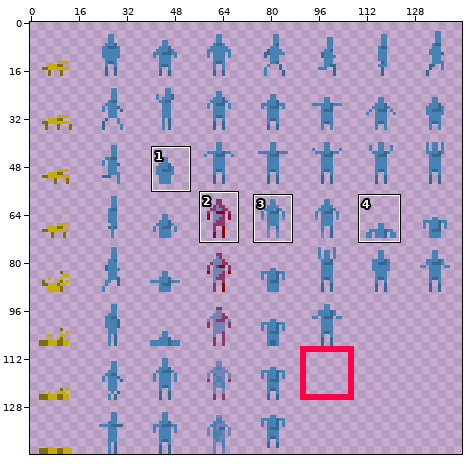
Two versions of one sprite sheet, media/images/sprites.png. Above: a wide view before the commit, with the close-up outlined.
Close-up. Old version:
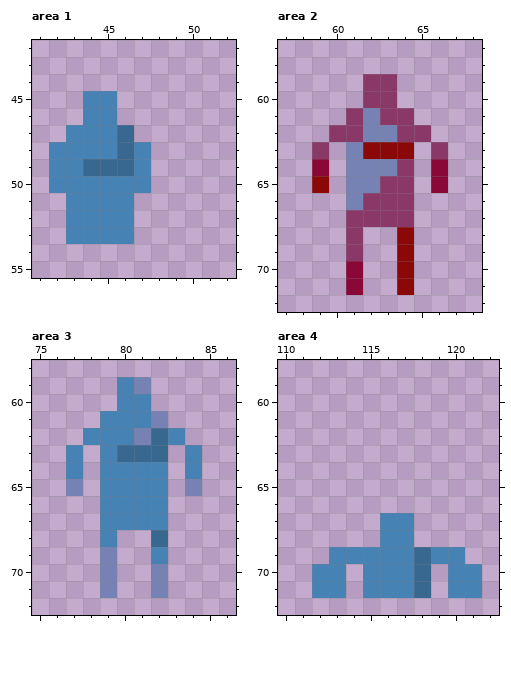
The file is 144x144 pixels. Shown: area 1: x 41..52, y 42..55; area 2: x 57..68, y 57..72; area 3: x 75..86, y 58..72; area 4: x 110..122, y 58..72. The commit also changed other parts of the picture, which this record leaves out.
And afterwards:
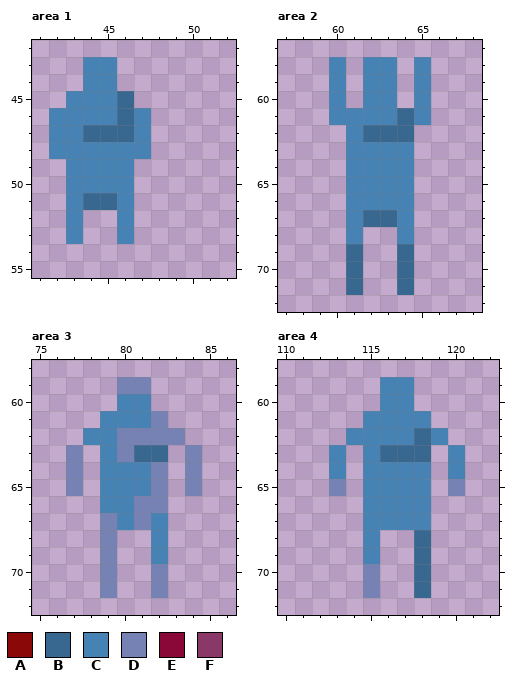
Palette (. is transparent): A #8a0808  B #386790  C #4682b4  D #7682b4  E #8a0838  F #8a3868
The edit:
--- area 1
@@ x 41..52 @@
 42 ............
-43 ............
-44 ............
-45 ...CC.......
-46 ...CC.......
-47 ..CCCB......
-48 .CCCCBC.....
-49 .CCBBBC.....
-50 .CCCCCC.....
-51 ..CCCC......
-52 ..CCCC......
-53 ..CCCC......
+43 ...CC.......
+44 ...CC.......
+45 ..CCCB......
+46 .CCCCBC.....
+47 .CCBBBC.....
+48 .CCCCCC.....
+49 ..CCCC......
+50 ..CCCC......
+51 ..CBBC......
+52 ..C..C......
+53 ..C..C......
 54 ............
--- area 2
@@ x 57..68 @@
 57 ............
-58 ............
-59 .....FF.....
-60 .....FF.....
-61 ....FDFF....
-62 ...FFDDFF...
-63 ..F.DAAA.F..
-64 ..E.DDDF.E..
-65 ..A.DDFF.E..
-66 ....DFFF....
-67 ....FFFF....
-68 ....F..A....
-69 ....F..A....
-70 ....E..A....
-71 ....E..A....
+58 ...C.CC.C...
+59 ...C.CC.C...
+60 ...C.CC.C...
+61 ...CCCCBC...
+62 ....CBBB....
+63 ....CCCC....
+64 ....CCCC....
+65 ....CCCC....
+66 ....CCCC....
+67 ....CBBC....
+68 ....C..C....
+69 ....B..B....
+70 ....B..B....
+71 ....B..B....
 72 ............
--- area 3
@@ x 75..86 @@
 58 ............
-59 .....CD.....
+59 .....DD.....
 60 .....CC.....
 61 ....CCCD....
-62 ...CCCDBC...
-63 ..C.CBBB.C..
-64 ..C.CCCC.C..
-65 ..D.CCCC.D..
-66 ....CCCC....
-67 ....CCCC....
-68 ....C..B....
+62 ...CCDDDD...
+63 ..D.CDBB.D..
+64 ..D.CCCD.D..
+65 ..D.CCCD.D..
+66 ....CCDD....
+67 ....DCDC....
+68 ....D..C....
 69 ....D..C....
--- area 4
@@ x 110..122 @@
 58 .............
-59 .............
-60 .............
-61 .............
-62 .............
-63 .............
-64 .............
-65 .............
-66 .............
-67 ......CC.....
-68 ......CC.....
-69 ...CCCCCBCC..
-70 ..CC.CCCB.CC.
-71 ..CC.CCCB.CC.
+59 ......CC.....
+60 ......CC.....
+61 .....CCCC....
+62 ....CCCCBC...
+63 ...C.CBBB.C..
+64 ...C.CCCC.C..
+65 ...D.CCCC.D..
+66 .....CCCC....
+67 .....CCCC....
+68 .....C..B....
+69 .....C..B....
+70 .....D..B....
+71 .....D..B....
 72 .............
Changed places in both close-ups, as pixel boxes (x1, y1, x2, y2):
changed: (49, 57, 151, 244)
changed: (312, 57, 448, 295)
changed: (66, 377, 202, 547)
changed: (312, 377, 482, 598)
